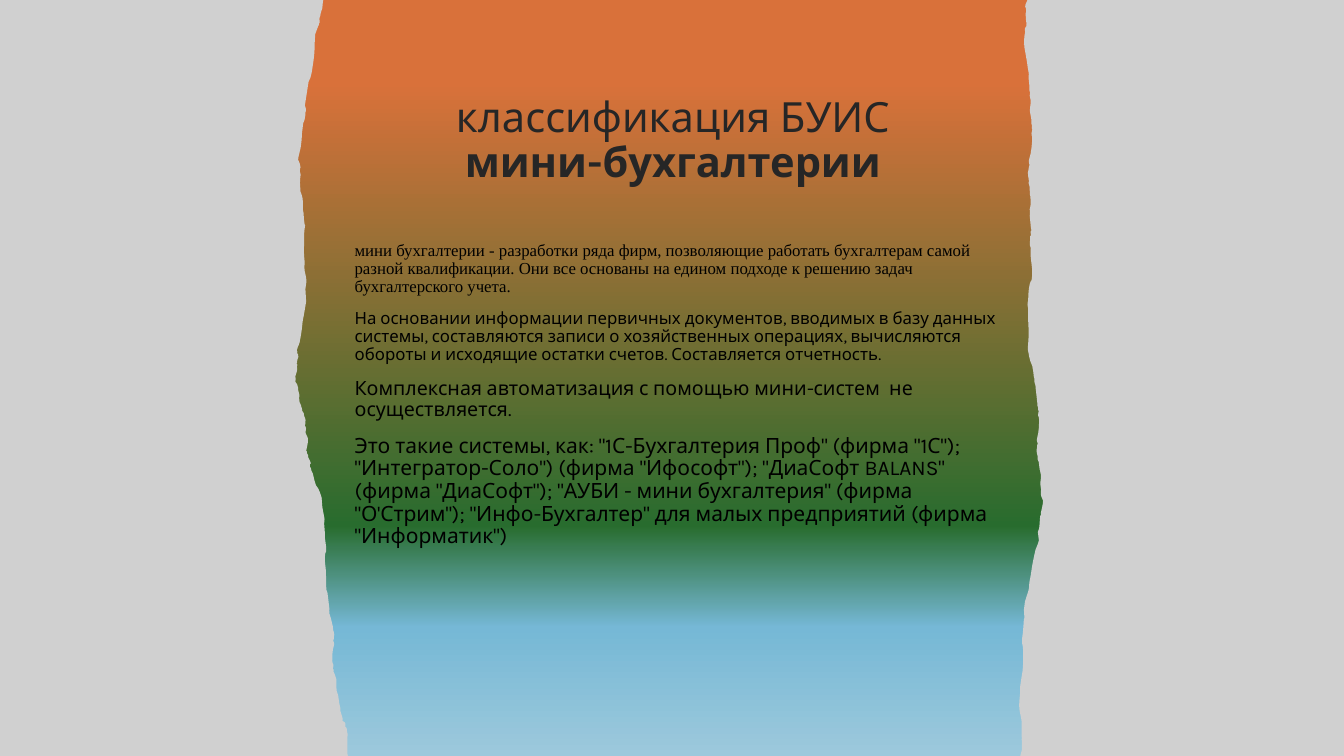
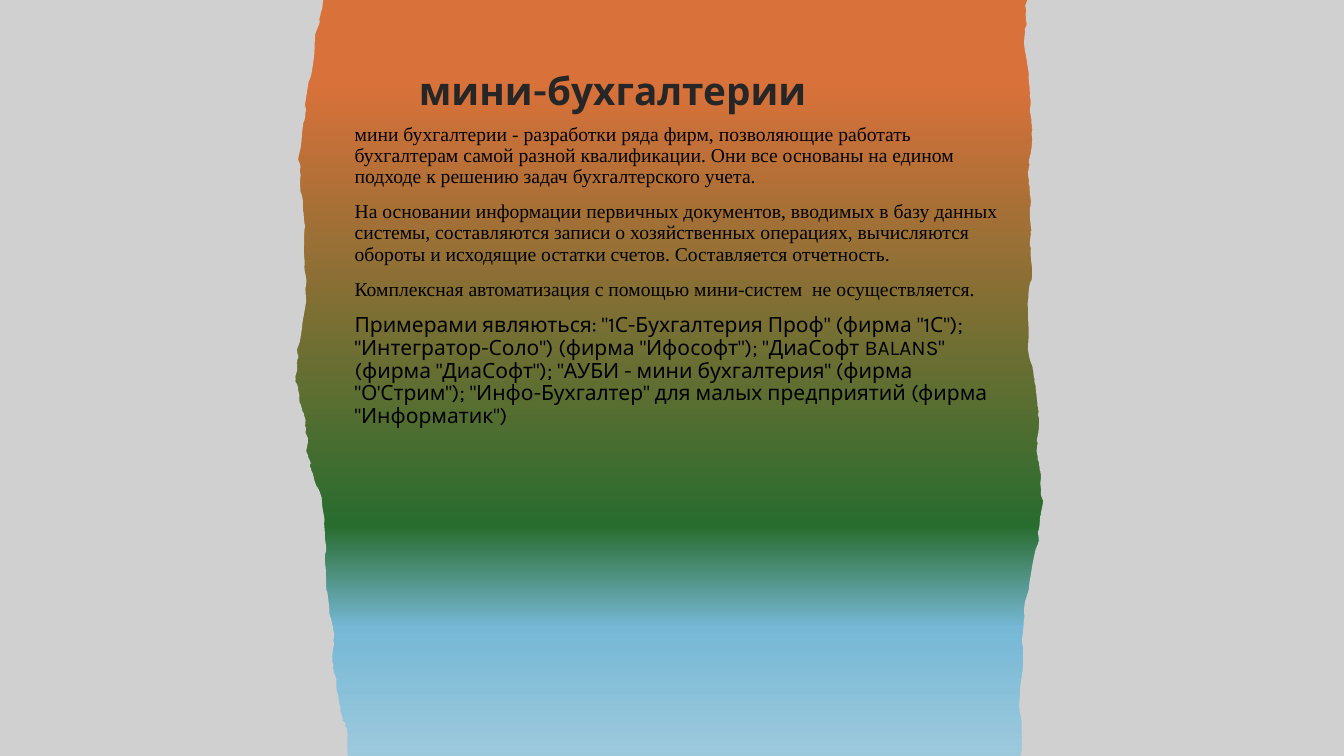
Before and after one commit to Di-Liks/Classification-of-BUIS, a slide deck: slide 8 of классификация БУИС.pptx (slide 9 before the commit). Drawn at 1344x756 pixels with LibreOffice and Linux fonts; fonts in the diff are those of the drawing; grey boxes stand for pictures. Boxes give left, top, right and bottom in pixels: in the first picture for what was removed or moved away, otherwise in the second. Text is boxed around its words. In the diff, an @@ line names an element or a change of style, - is before the commit and + after.

```diff
--- a/классификация БУИС.pptx
+++ b/классификация БУИС.pptx
@@ title at box(419, 75, 806, 115): text changed; size 29.7 to 27.6 pt; bold on @@
-классификация БУИС
-мини-бухгалтерии
+мини-бухгалтерии
@@ text "мини бухгалтерии - разработки ряда ...": place and size @@
-text "мини бухгалтерии - разработки ряда ..." at box(355, 244, 996, 548)
+text "мини бухгалтерии - разработки ряда ..." at box(355, 127, 997, 428)
@@ text at box(355, 127, 997, 300): size 12 to 14 pt in "мини бухгалтерии - разработки ряда фирм, позволяющие ...", "На основании информации первичных документов, вводимых в ..."; font Karla to Times New Roman in "На основании информации первичных документов, вводимых в ...", "Комплексная автоматизация с помощью мини-систем не осуществл ..." @@
@@ text at box(355, 316, 987, 428): text changed @@
-Это такие системы, как: "1С-Бухгалтерия Проф" (фирма "1С"); "Интегратор-Соло") (фирма "Ифософт"); "ДиаСофт BALANS" (фирма "ДиаСофт"); "АУБИ - мини бухгалтерия" (фирма "О'Стрим"); "Инфо-Бухгалтер" для малых предприятий (фирма "Информатик")
+Примерами являються: "1С-Бухгалтерия Проф" (фирма "1С"); "Интегратор-Соло") (фирма "Ифософт"); "ДиаСофт BALANS" (фирма "ДиаСофт"); "АУБИ - мини бухгалтерия" (фирма "О'Стрим"); "Инфо-Бухгалтер" для малых предприятий (фирма "Информатик")
```
Also in this commit, not shown: 9 other slides changed, 1 slide removed, 1 other file.
